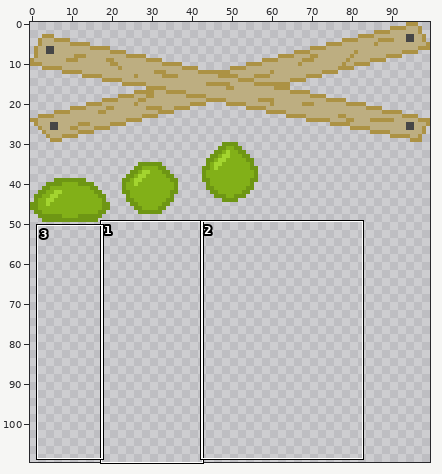
Two states of a sprite sheet, Images/Enemies.png. The first picture is a wide view before the edit; the outline marks the close-up.
Close-up. First the earlier version:
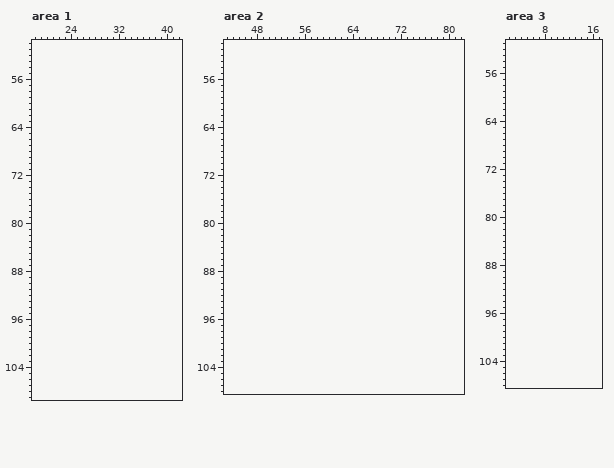
The file is 100x50 pixels. Shown: area 1: x 18..42, y 50..109; area 2: x 43..82, y 50..108; area 3: x 2..17, y 51..108. The old version is drawn lined up with the new one, on the new canvas.
After the commit:
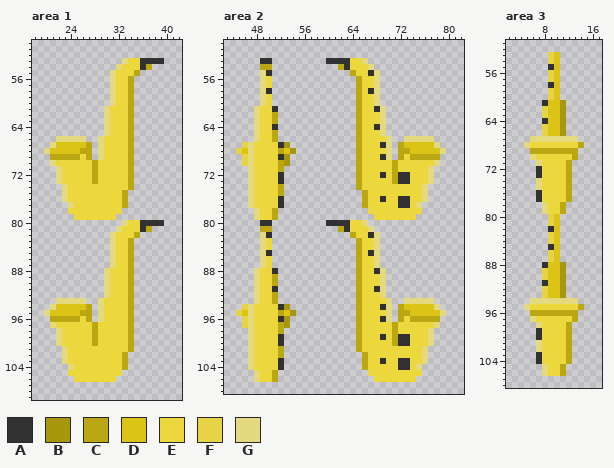
Palette (. is transparent): A #323232  B #a8960c  C #baa712  D #dbc415  E #ecd83c  F #e6d446  G #e4d97e
Diff:
canvas 100x50 -> 100x110
Area 1:
y 53: x 33..39 ....... -> GEEAAAA
y 54: x 32..37 ...... -> GEEEAC
y 55: x 31..35 ..... -> GEEEC
y 56..60: x 31..34 .... -> GEEC
y 61..65: x 30..34 ..... -> GEEEC
y 66: x 22..26 ..... -> GGGGG; x 29..34 ...... -> GEEEEC
y 67: x 21..27 ....... -> GDDDDDC; x 29..34 ...... -> GEEEEC
y 68: x 20..27 ........ -> GDDDDDCC; x 29..34 ...... -> GEEEEC
y 69: x 21..27 ....... -> CCCCCEC; x 29..34 ...... -> GEEEEC
y 70: x 21..34 .............. -> GEEEEEECEEEEEC
y 71..73: x 22..34 ............. -> GEEEEECEEEEEC
y 74: x 23..34 ............ -> GEEEEEEEEEEC
y 75..76: x 23..33 ........... -> GEEEEEEEEEC
y 77: x 24..33 .......... -> GEEEEEEEEC
y 78: x 24..32 ......... -> EEEEEEEEE
y 79: x 25..31 ....... -> EEEEEEE
y 80: x 33..39 ....... -> GEEAAAA
y 81: x 32..37 ...... -> GEEEAC
y 82: x 31..35 ..... -> GEEEC
y 83..87: x 31..34 .... -> GEEC
y 88..92: x 30..34 ..... -> GEEEC
y 93: x 22..26 ..... -> GGGGG; x 29..34 ...... -> GEEEEC
y 94: x 21..27 ....... -> GDDDDDC; x 29..34 ...... -> GEEEEC
y 95: x 20..27 ........ -> GDDDDDCC; x 29..34 ...... -> GEEEEC
y 96: x 21..27 ....... -> CCCCCEC; x 29..34 ...... -> GEEEEC
y 97: x 21..34 .............. -> GEEEEEECEEEEEC
y 98..100: x 22..34 ............. -> GEEEEECEEEEEC
y 101: x 23..34 ............ -> GEEEEEEEEEEC
y 102..103: x 23..33 ........... -> GEEEEEEEEEC
y 104: x 24..33 .......... -> GEEEEEEEEC
y 105: x 24..32 ......... -> EEEEEEEEE
y 106: x 25..31 ....... -> EEEEEEE
Area 2:
y 53: x 49..50 .. -> AA; x 60..66 ....... -> AAAAEEG
y 54: x 49..50 .. -> CC; x 62..67 ...... -> CAEEEG
y 55: x 49..50 .. -> GA; x 64..68 ..... -> CEEAG
y 56..57: x 49..50 .. -> GE; x 65..68 .... -> CEEG
y 58: x 49..50 .. -> GA; x 65..68 .... -> CEAG
y 59..60: x 49..50 .. -> GE; x 65..68 .... -> CEEG
y 61: x 48..51 .... -> GEEA; x 65..69 ..... -> CEEAG
y 62..63: x 48..51 .... -> GEEC; x 65..69 ..... -> CEEEG
y 64: x 48..51 .... -> GEEA; x 65..69 ..... -> CEEAG
y 65: x 48..51 .... -> GEEC; x 65..69 ..... -> CEEEG
y 66: x 48..51 .... -> GEEC; x 65..70 ...... -> CEEEEG; x 73..77 ..... -> GGGGG
y 67: x 46..53 ........ -> FGEEEEAB; x 65..70 ...... -> CEEEAG; x 72..78 ....... -> CDDDDDG
y 68: x 45..54 .......... -> FDGEEEECDB; x 65..70 ...... -> CEEEEG; x 72..79 ........ -> CCDDDDDG
y 69: x 46..53 ........ -> FGEEEEAB; x 65..70 ...... -> CEEEAG; x 72..78 ....... -> CECCCCC
y 70: x 46..53 ........ -> FGEEEECB; x 65..78 .............. -> CEEEEECEEEEEEG
y 71: x 47..52 ...... -> GEEEEC; x 65..77 ............. -> CEEEEECEEEEEG
y 72: x 47..52 ...... -> GEEEEA; x 65..77 ............. -> CEEEAECAAEEEG
y 73: x 47..52 ...... -> GEEEEA; x 65..77 ............. -> CEEEEECAAEEEG
y 74: x 47..52 ...... -> GEEEEC; x 65..76 ............ -> CEEEEEEEEEEG
y 75: x 47..52 ...... -> GEEEEC; x 66..76 ........... -> CEEEEEEEEEG
y 76: x 47..52 ...... -> GEEEEA; x 66..76 ........... -> CEEAEEAAEEG
y 77: x 47..52 ...... -> GEEEEA; x 66..75 .......... -> CEEEEEAAEG
y 78: x 48..51 .... -> GEEC; x 67..75 ......... -> EEEEEEEEE
y 79: x 48..51 .... -> GEEC; x 68..74 ....... -> EEEEEEE
y 80: x 49..50 .. -> AA; x 60..66 ....... -> AAAAEEG
y 81: x 49..50 .. -> CC; x 62..67 ...... -> CAEEEG
y 82: x 49..50 .. -> GA; x 64..68 ..... -> CEEAG
y 83..84: x 49..50 .. -> GE; x 65..68 .... -> CEEG
y 85: x 49..50 .. -> GA; x 65..68 .... -> CEAG
y 86..87: x 49..50 .. -> GE; x 65..68 .... -> CEEG
y 88: x 48..51 .... -> GEEA; x 65..69 ..... -> CEEAG
y 89..90: x 48..51 .... -> GEEC; x 65..69 ..... -> CEEEG
y 91: x 48..51 .... -> GEEA; x 65..69 ..... -> CEEAG
y 92: x 48..51 .... -> GEEC; x 65..69 ..... -> CEEEG
y 93: x 48..51 .... -> GEEC; x 65..70 ...... -> CEEEEG; x 73..77 ..... -> GGGGG
y 94: x 46..53 ........ -> FGEEEEAB; x 65..70 ...... -> CEEEAG; x 72..78 ....... -> CDDDDDG
y 95: x 45..54 .......... -> FDGEEEECDB; x 65..70 ...... -> CEEEEG; x 72..79 ........ -> CCDDDDDG
y 96: x 46..53 ........ -> FGEEEEAB; x 65..70 ...... -> CEEEAG; x 72..78 ....... -> CECCCCC
y 97: x 46..53 ........ -> FGEEEECB; x 65..78 .............. -> CEEEEECEEEEEEG
y 98: x 47..52 ...... -> GEEEEC; x 65..77 ............. -> CEEEEECEEEEEG
y 99: x 47..52 ...... -> GEEEEA; x 65..77 ............. -> CEEEAECAAEEEG
y 100: x 47..52 ...... -> GEEEEA; x 65..77 ............. -> CEEEEECAAEEEG
y 101: x 47..52 ...... -> GEEEEC; x 65..76 ............ -> CEEEEEEEEEEG
y 102: x 47..52 ...... -> GEEEEC; x 66..76 ........... -> CEEEEEEEEEG
y 103: x 47..52 ...... -> GEEEEA; x 66..76 ........... -> CEEAEEAAEEG
y 104: x 47..52 ...... -> GEEEEA; x 66..75 .......... -> CEEEEEAAEG
y 105: x 48..51 .... -> GEEC; x 67..75 ......... -> EEEEEEEEE
y 106: x 48..51 .... -> GEEC; x 68..74 ....... -> EEEEEEE
Area 3:
y 53..54: x 9..10 .. -> FD
y 55: x 9..10 .. -> AD
y 56..57: x 9..10 .. -> FD
y 58: x 9..10 .. -> AD
y 59..60: x 9..10 .. -> FD
y 61: x 8..11 .... -> ADDB
y 62..63: x 8..11 .... -> FDDB
y 64: x 8..11 .... -> ADDB
y 65..66: x 8..11 .... -> FDDB
y 67: x 6..13 ........ -> GGGGGGGG
y 68: x 5..14 .......... -> GEEEEEEEEC
y 69: x 6..13 ........ -> CCCCCCCC
y 70: x 6..13 ........ -> GEEEEEEC
y 71: x 7..12 ...... -> GEEEEC
y 72..73: x 7..12 ...... -> AEEEEC
y 74..75: x 7..12 ...... -> GEEEEC
y 76..77: x 7..12 ...... -> AEEEEC
y 78..79: x 8..11 .... -> GEEC
y 80..81: x 9..10 .. -> FD
y 82: x 9..10 .. -> AD
y 83..84: x 9..10 .. -> FD
y 85: x 9..10 .. -> AD
y 86..87: x 9..10 .. -> FD
y 88: x 8..11 .... -> ADDB
y 89..90: x 8..11 .... -> FDDB
y 91: x 8..11 .... -> ADDB
y 92..93: x 8..11 .... -> FDDB
y 94: x 6..13 ........ -> GGGGGGGG
y 95: x 5..14 .......... -> GEEEEEEEEC
y 96: x 6..13 ........ -> CCCCCCCC
y 97: x 6..13 ........ -> GEEEEEEC
y 98: x 7..12 ...... -> GEEEEC
y 99..100: x 7..12 ...... -> AEEEEC
y 101..102: x 7..12 ...... -> GEEEEC
y 103..104: x 7..12 ...... -> AEEEEC
y 105..106: x 8..11 .... -> GEEC
Where, in picture pixels (left, top, right, bottom), the same in both close-ups:
added: (44, 58, 164, 382)
added: (236, 58, 296, 382)
added: (326, 58, 446, 382)
added: (524, 52, 584, 376)
